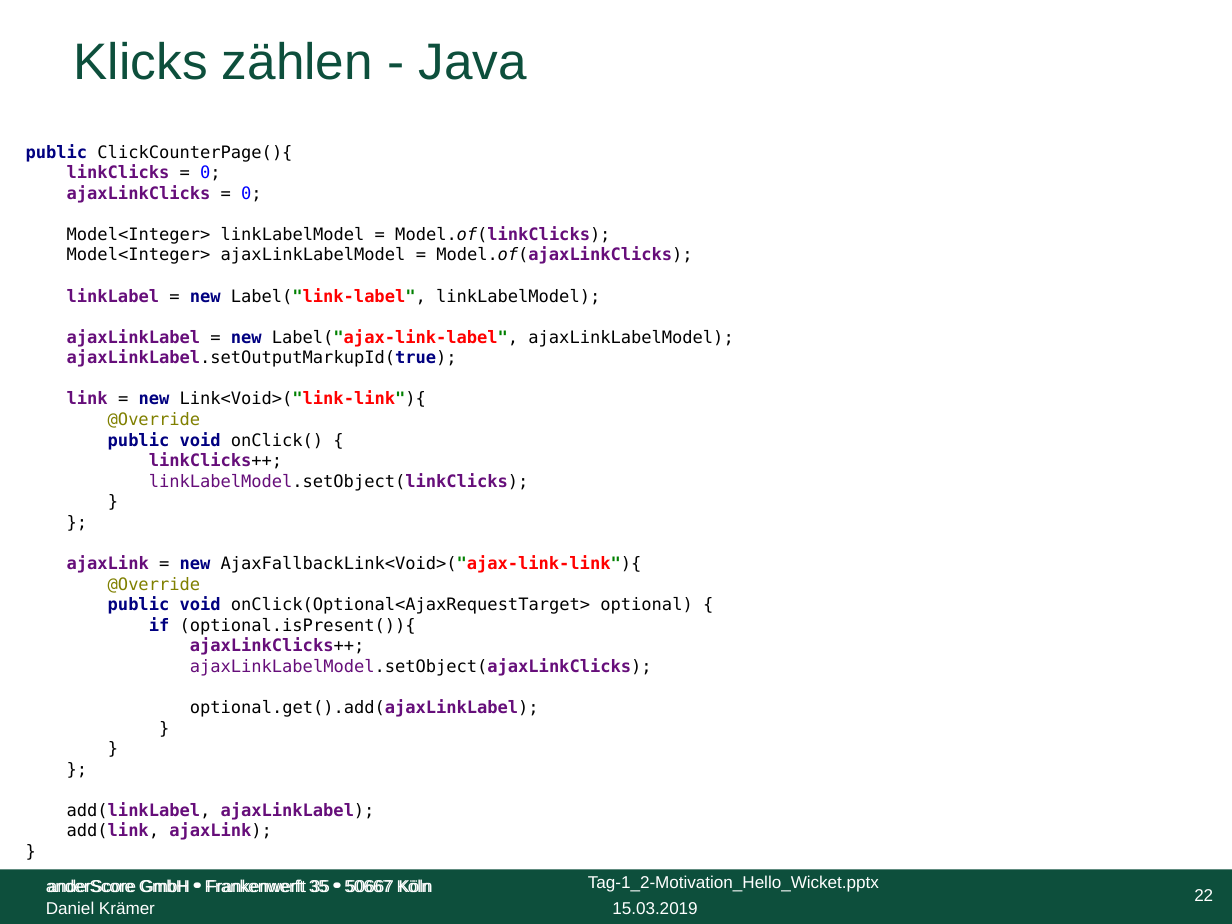
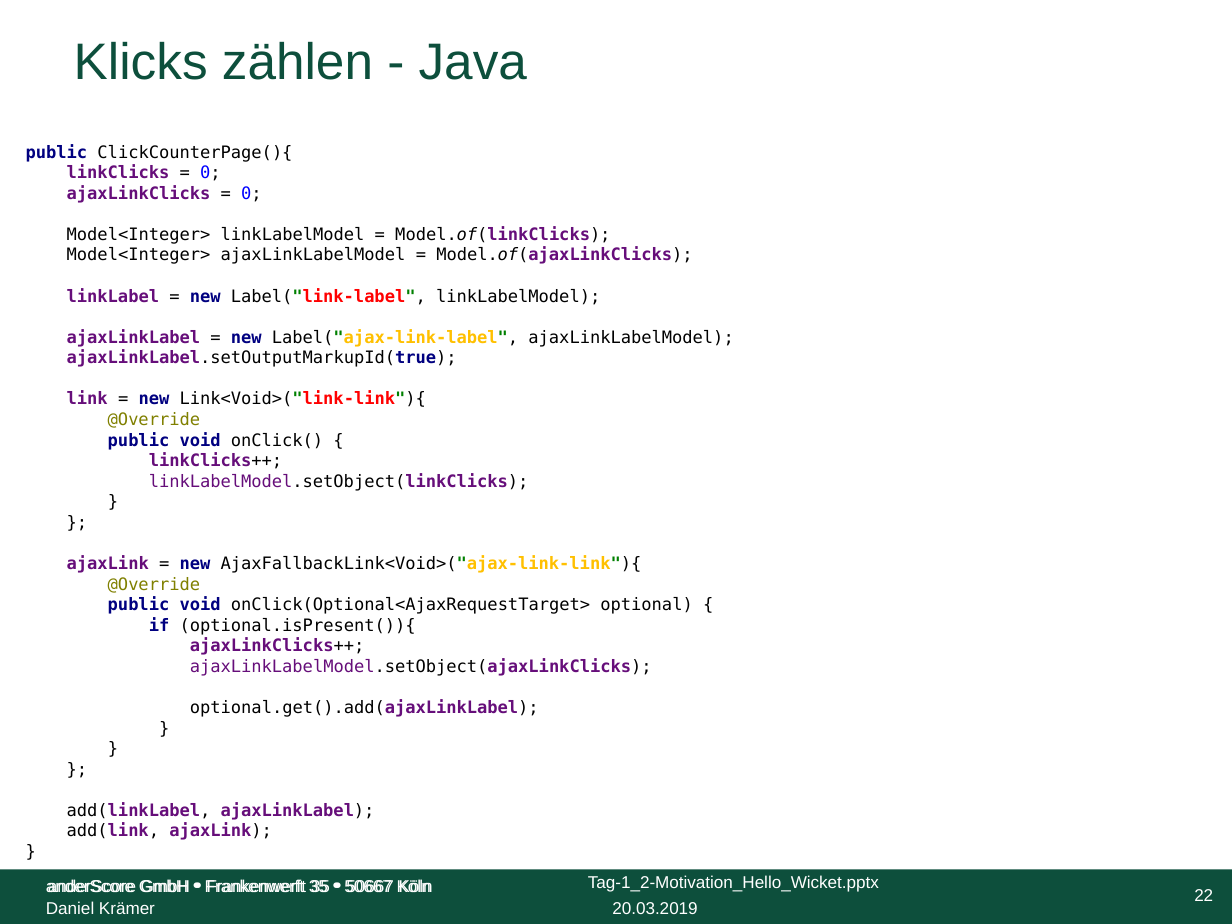
Before and after one commit to anderscore-gmbh/wicket-training, a slide deck: slide 22 of slides/Tag-1_2-Motivation_Hello_Wicket.pptx. Drawn at 1232x924 pixels with LibreOffice and Linux fonts; fonts in the diff are those of the drawing; background and template pictures are left out. Boxes give left, top, right and bottom in pixels: in the first picture for what was removed or moved away, otherwise in the second. Text is boxed around its words. In the diff, an @@ line names an element or a change of style, - is before the commit and + after.

```diff
--- a/slides/Tag-1_2-Motivation_Hello_Wicket.pptx
+++ b/slides/Tag-1_2-Motivation_Hello_Wicket.pptx
@@ text at bbox=[26, 144, 733, 676]: text colour #FF0000 to #FFC000 in "Label("ajax-link-label", AjaxFallbackLink<Void>("ajax-link-l ..." @@
@@ text at bbox=[612, 902, 697, 914]: text changed @@
-15.03.2019
+20.03.2019
```
Also in this commit, not shown: 24 other slides changed, 6 other files.
